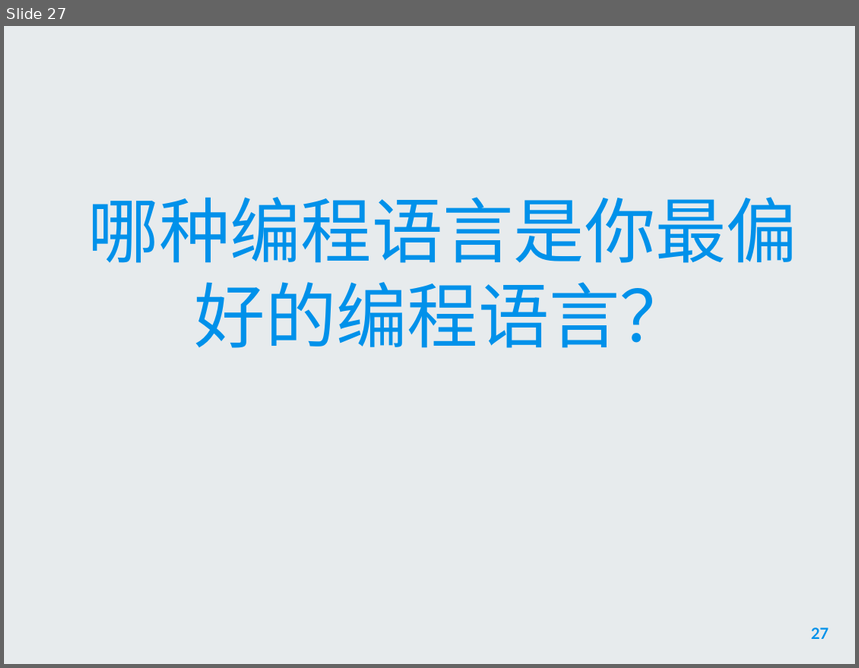
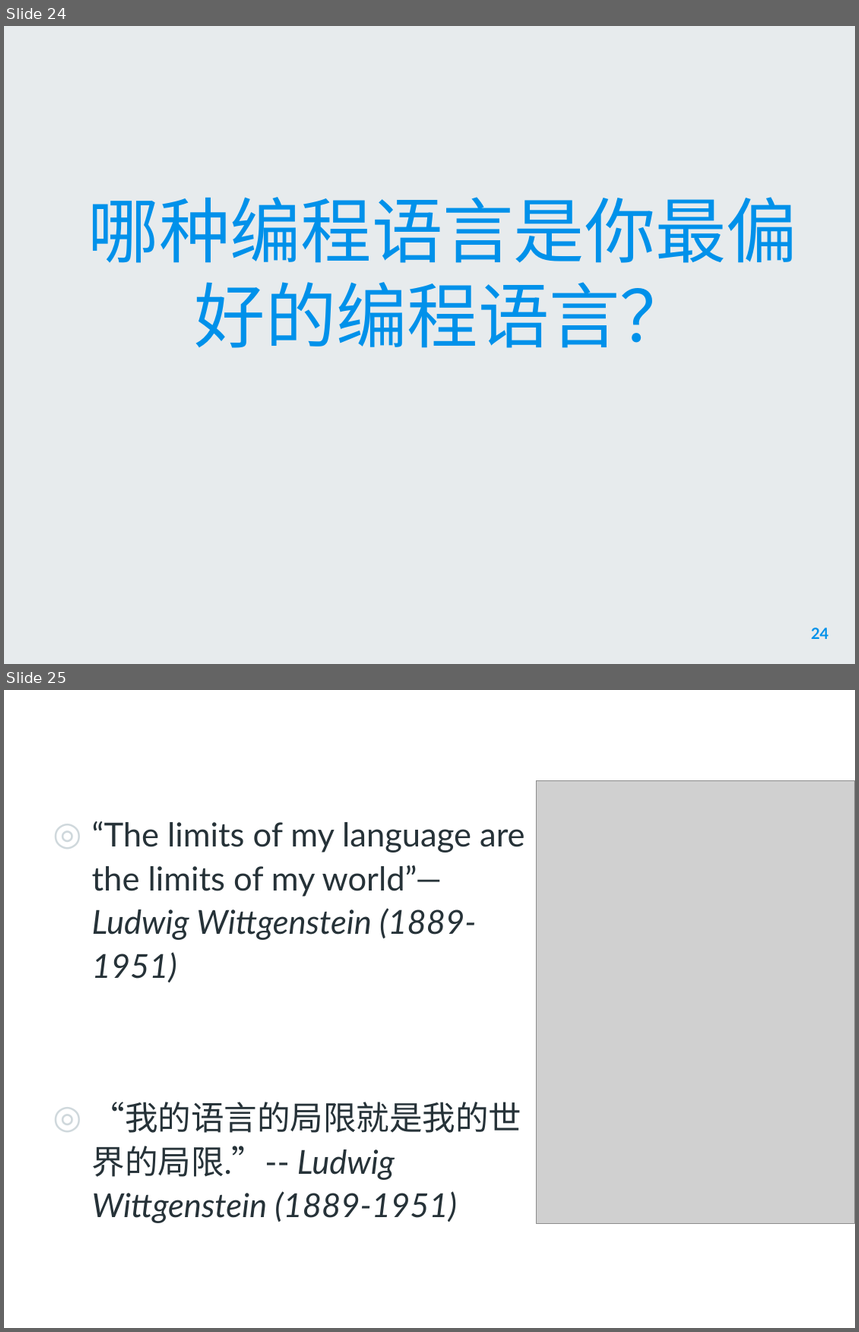
Before and after one commit to zhoujing204/python_course, a slide deck: Presentations/01 Python编程概述.pptx. Shown one above the other, each under a label of ours: slide 27 before the commit, slides 24 and 25 after it. The pictures are 859x668 and 859x1332 pixels, drawn with LibreOffice and Linux fonts; fonts in the diff are those of the drawing; grey boxes stand for pictures; background and template pictures are left out. Boxes give left, top, right and bottom in pixels: in the first picture for what was removed or moved away, otherwise in the second. Text is boxed around its words. In the diff, an @@ line names an element or a change of style, - is before the commit and + after.

```diff
--- a/Presentations/01 Python编程概述.pptx
+++ b/Presentations/01 Python编程概述.pptx
@@ slide 25 added at (x1=4, y1=690, x2=855, y2=1328), background picture (left out) @@
@@ picture added at (x1=536, y1=781, x2=854, y2=1224) @@
@@ text added at (x1=92, y1=821, x2=525, y2=1222), 28 pt, text #263238 @@
+◎ “The limits of my language are the limits of my world”—Ludwig Wittgenstein (1889-1951)
+◎ “我的语言的局限就是我的世界的局限.”-- Ludwig Wittgenstein (1889-1951)
@@ what was slide 27 is now slide 24 @@
@@ page number at (x1=811, y1=628, x2=829, y2=639): text changed @@
-27
+24
```
Also in this commit, not shown: 12 slides changed, 2 other slides added, 7 slides removed, 6 other files.
